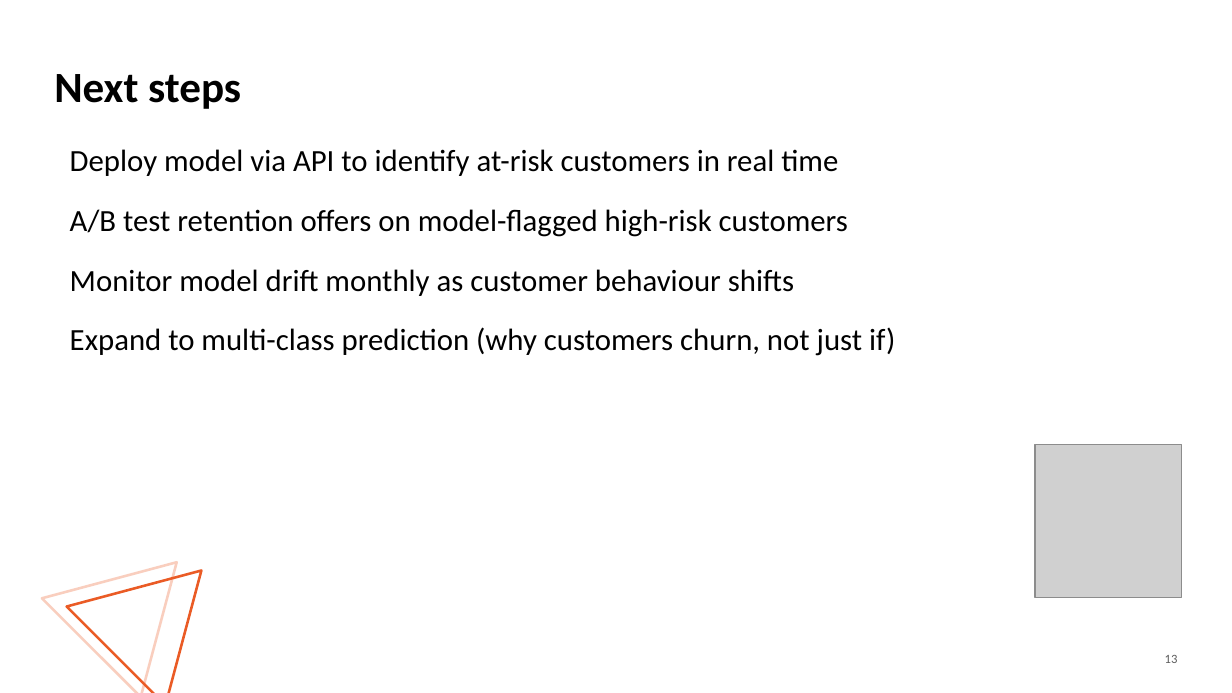
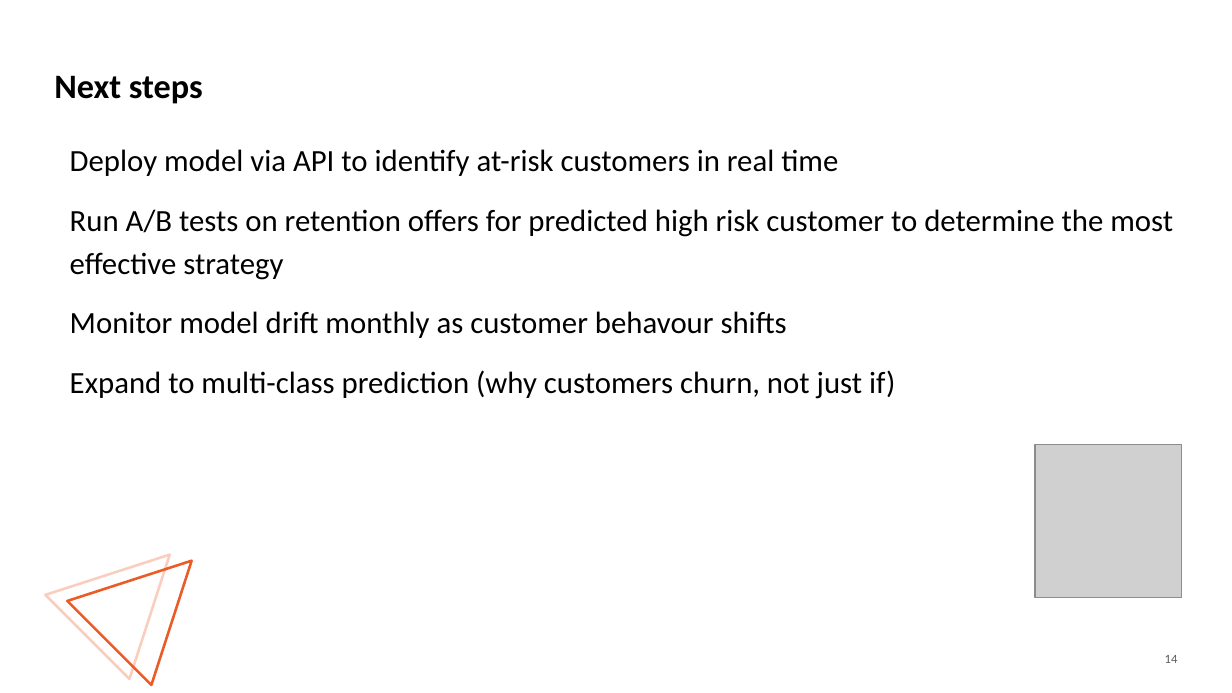
Before and after one commit to gwillcoding/ML_project, a slide deck: slide 14 of Project_presentation.pptx (slide 13 before the commit). Drawn at 1232x693 pixels with LibreOffice and Linux fonts; fonts in the diff are those of the drawing; grey boxes stand for pictures; background and template pictures are left out. Boxes give left, top, right and bottom in pixels: in the first picture for what was removed or moved away, otherwise in the second. Text is boxed around its words. In the diff, an @@ line names an element or a change of style, - is before the commit and + after.

```diff
--- a/Project_presentation.pptx
+++ b/Project_presentation.pptx
@@ title "Next steps" at [54,75,203,104]: size 25.2 to 20 pt @@
@@ text at [70,209,1173,338]: text changed @@
-A/B test retention offers on model-flagged high-risk customers
-Monitor model drift monthly as customer behaviour shifts
+Run A/B tests on retention offers for predicted high risk customer to determine the most effective strategy
+Monitor model drift monthly as customer behavour shifts
@@ triangle: place and size @@
-triangle at [42,513,226,693]
+triangle at [45,512,211,678]
@@ triangle: place and size @@
-triangle at [66,522,250,693]
+triangle at [68,518,233,684]
@@ page number at [1165,655,1178,663]: text changed @@
-13
+14
```
Also in this commit, not shown: 8 other slides changed, 2 slides added, 1 slide removed, 1 other file.
